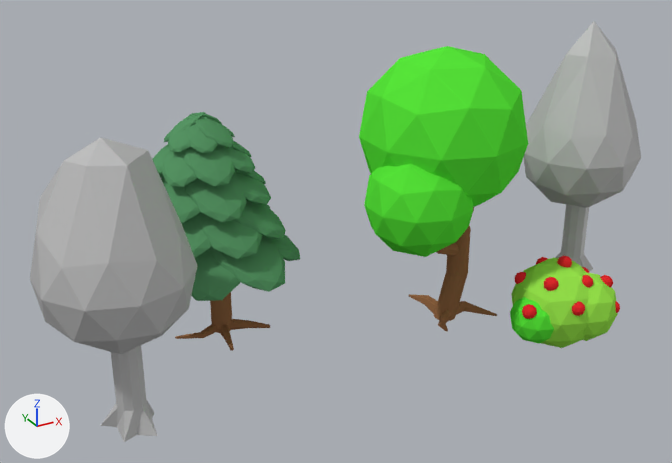
Two versions of the Blender file blender/dev/3d/assets/forest_asset.blend, one commit apart.
Both versions are drawn from a 50 mm camera at (-12.4, -20.62, 13.24) aimed at (-1.34, -0.5, 3.18). Arrows for +X, +Y and +Z are at lower left; the lights stay in place.

The first picture shows 'berry bush bush', 'branched tree leaves 2', 'branched tree leaves 3', 'branched tree trunk', 'needle tree', 'small tree leaves', 'small tree trunk', 'wide tree leaves', 'wide tree trunk'.
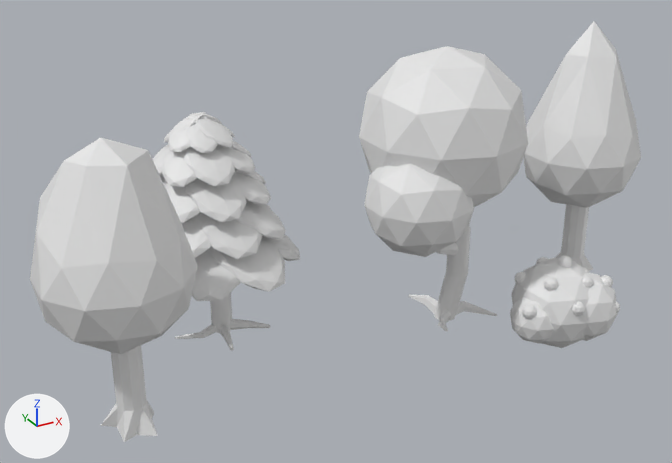
Changed parts and their boxes (x1, y1, x2, y2) in the pictures (672 x 463 px):
'wide tree leaves', recoloured (grey to white): (30, 137, 197, 354) in both
'branched tree leaves 2', recoloured (green to white): (359, 46, 528, 207) in both
'small tree leaves', recoloured (grey to white): (523, 22, 641, 208) in both
'branched tree leaves 3', recoloured (green to grey): (364, 164, 473, 257) in both
'wide tree trunk', recoloured: (101, 345, 157, 442) in both
'branched tree trunk', recoloured (brown to grey): (409, 207, 497, 331) in both
part 1 of me_cylinder, recoloured (brown to grey): (175, 292, 270, 351) in both
part 2 of me_cylinder, recoloured (green to grey): (152, 112, 300, 301) in both
part 3 of me_icosphere_023, recoloured (green to white): (511, 257, 618, 348) in both
part 4 of me_icosphere_023, recoloured (green to grey): (510, 297, 554, 344) in both

Edits to the bpy script that builds the scene:
```text
Change me_cylinder:
    where me_cylinder.from_pydata(...)  # 1657 vertices, 2952 faces; spans x -2.26..2.21, y -2.26..2.14, z -3.34..2.96
    used by ob_needle_tree; location = (-4.18, 0.94, 3.53)
    me_cylinder part 1: all 152 faces that had it switch from mat_material_002 (brown #946845) to no material
    me_cylinder part 2: all 2800 faces that had it switch from mat_material_001 (green #579664) to no material
Change me_icosphere_014:
    where me_icosphere_014.from_pydata(...)  # 42 vertices, 80 faces; spans x -1.74..1.74, y -1.83..1.83, z -2.36..3.37
    remove me_icosphere_014.materials.append(mat_small_tree_leaves_texture)  # grey #bcbcbc
Change me_cylinder_004:
    where me_cylinder_004.from_pydata(...)  # 30 vertices, 22 faces; spans x -0.35..0.36, y 0.05..0.67, z -0.89..1.51
    remove me_cylinder_004.materials.append(mat_wide_tree_trunk_material)  # grey #bcbcbc
Change me_icosphere_015:
    where me_icosphere_015.from_pydata(...)  # 42 vertices, 80 faces; spans x -1.74..1.74, y -1.83..1.83, z -2.36..2.61
    remove me_icosphere_015.materials.append(mat_wide_tree_leaves_texture)  # grey #bcbcbc
Change me_cylinder_001:
    where me_cylinder_001.from_pydata(...)  # 316 vertices, 288 faces; spans x -1.03..1.19, y -0.84..0.9, z -1.14..2.71
    remove me_cylinder_001.materials.append(mat_material_002)  # brown #946845
Change me_icosphere_012:
    where me_icosphere_012.from_pydata(...)  # 42 vertices, 80 faces; spans x -0.95..0.95, y -1.0..1.0, z -1.0..1.0
    remove me_icosphere_012.materials.append(mat_material_003)  # green #57e73a
Change me_icosphere_013:
    where me_icosphere_013.from_pydata(...)  # 42 vertices, 80 faces; spans x -0.95..0.95, y -1.0..1.0, z -1.0..1.0
    remove me_icosphere_013.materials.append(mat_material_003)  # green #57e73a
Change me_icosphere_023:
    where me_icosphere_023.from_pydata(...)  # 210 vertices, 400 faces; spans x -7.34..1.73, y -3.79..4.86, z -3.91..3.57
    used by ob_berry_bush_bush; location = (5.18, -3.4, 0.92); scale = (0.339, 0.348, 0.337)
    me_icosphere_023 part 3: all 320 faces that had it switch from mat_material_010 (green #9ae74d) to no material
    me_icosphere_023 part 4: all 80 faces that had it switch from mat_material_003 (green #57e73a) to no material
```
